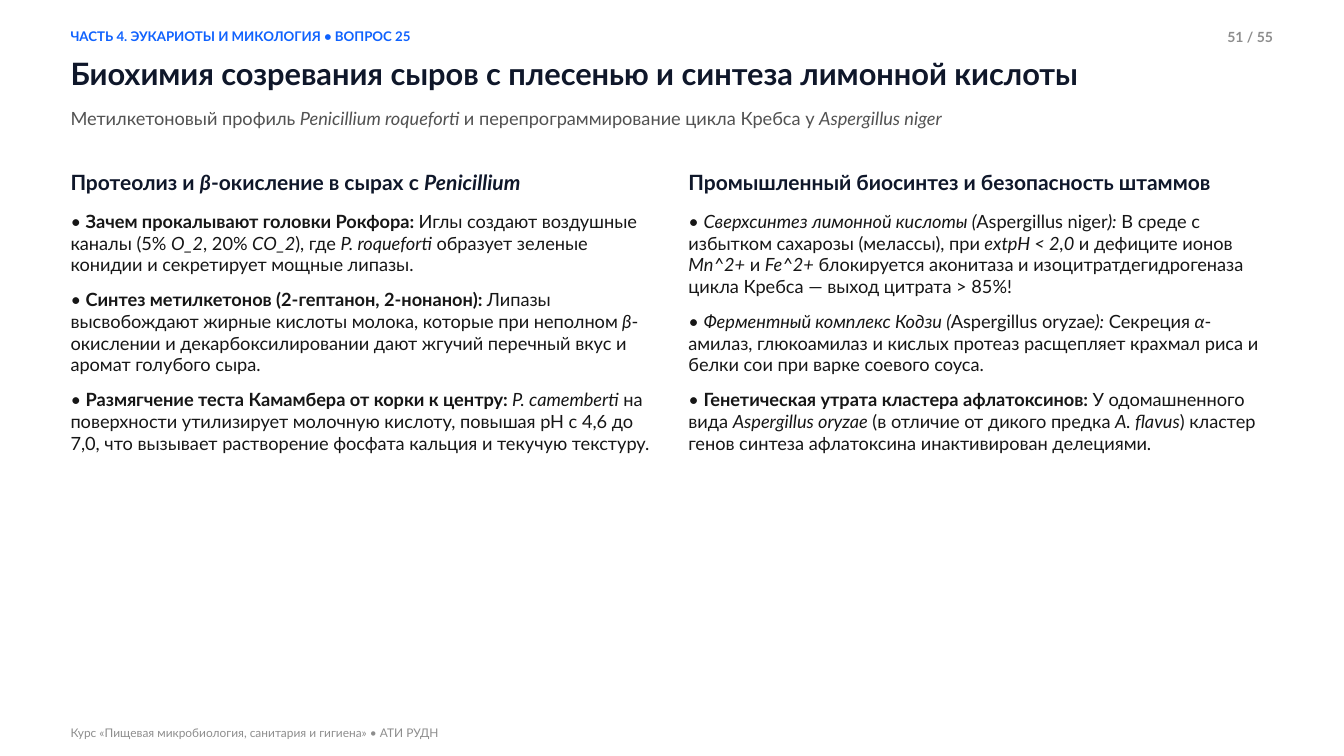
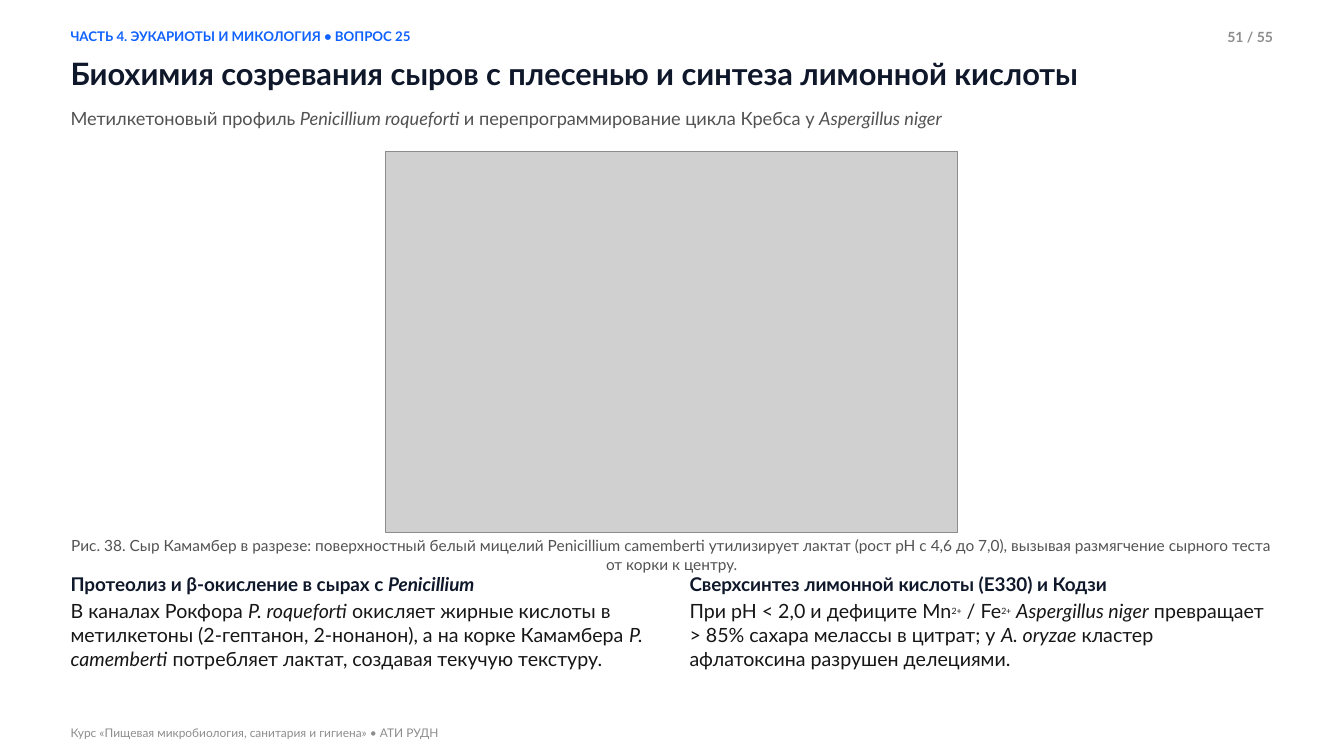
Before and after one commit to yaroslavtsevam/microbio-ati-rudn.github.io, a slide deck: slide 51 of assets/presentations/Lecture_02_Microbiology.pptx. Drawn at 1344x756 pixels with LibreOffice and Linux fonts; fonts in the diff are those of the drawing; grey boxes stand for pictures. Boxes give left, top, right and bottom in pixels: in the first picture for what was removed or moved away, otherwise in the second. Text is boxed around its words. In the diff, an @@ line names an element or a change of style, - is before the commit and + after.

Commit message:
Fix Lecture 2 presentation: enlarge body text in PPTX, fix math/chem formulas, transparent headerless SVG schemes, add 6 fungi illustrations

```diff
--- a/assets/presentations/Lecture_02_Microbiology.pptx
+++ b/assets/presentations/Lecture_02_Microbiology.pptx
@@ text removed at <box>71,174,650,454</box> @@
-Протеолиз и β-окисление в сырах с Penicillium
-• Зачем прокалывают головки Рокфора: Иглы создают воздушные каналы (5% O_2, 20% CO_2), где P. roqueforti образует зеленые конидии и секретирует мощные липазы.
-• Синтез метилкетонов (2-гептанон, 2-нонанон): Липазы высвобождают жирные кислоты молока, которые при неполном β-окислении и декарбоксилировании дают жгучий перечный вкус и аромат голубого сыра.
-• Размягчение теста Камамбера от корки к центру: P. camemberti на поверхности утилизирует молочную кислоту, повышая pH с 4,6 до 7,0, что вызывает растворение фосфата кальция и текучую текстуру.
@@ picture added at <box>386,151,958,532</box> @@
@@ text at <box>71,539,1270,573</box>: text changed; size 13 to 11 pt; text colour #161616 to #525252 @@
-Промышленный биосинтез и безопасность штаммов
-• Сверхсинтез лимонной кислоты (Aspergillus niger): В среде с избытком сахарозы (мелассы), при extpH < 2,0 и дефиците ионов Mn^2+ и Fe^2+ блокируется аконитаза и изоцитратдегидрогеназа цикла Кребса — выход цитрата > 85%!
-• Ферментный комплекс Кодзи (Aspergillus oryzae): Секреция α-амилаз, глюкоамилаз и кислых протеаз расщепляет крахмал риса и белки сои при варке соевого соуса.
-• Генетическая утрата кластера афлатоксинов: У одомашненного вида Aspergillus oryzae (в отличие от дикого предка A. flavus) кластер генов синтеза афлатоксина инактивирован делециями.
+Рис. 38. Сыр Камамбер в разрезе: поверхностный белый мицелий Penicillium camemberti утилизирует лактат (рост pH с 4,6 до 7,0), вызывая размягчение сырного теста от корки к центру.
@@ text added at <box>71,577,643,670</box>, 14 pt, text #161616 @@
+Протеолиз и β-окисление в сырах с Penicillium
+В каналах Рокфора P. roqueforti окисляет жирные кислоты в метилкетоны (2-гептанон, 2-нонанон), а на корке Камамбера P. camemberti потребляет лактат, создавая текучую текстуру.
@@ text added at <box>690,576,1264,670</box>, 14 pt, text #161616 @@
+Сверхсинтез лимонной кислоты (E330) и Кодзи
+При pH < 2,0 и дефиците Mn2+ / Fe2+ Aspergillus niger превращает > 85% сахара мелассы в цитрат; у A. oryzae кластер афлатоксина разрушен делециями.
```
Also in this commit, not shown: 54 other slides changed, 20 other files.
